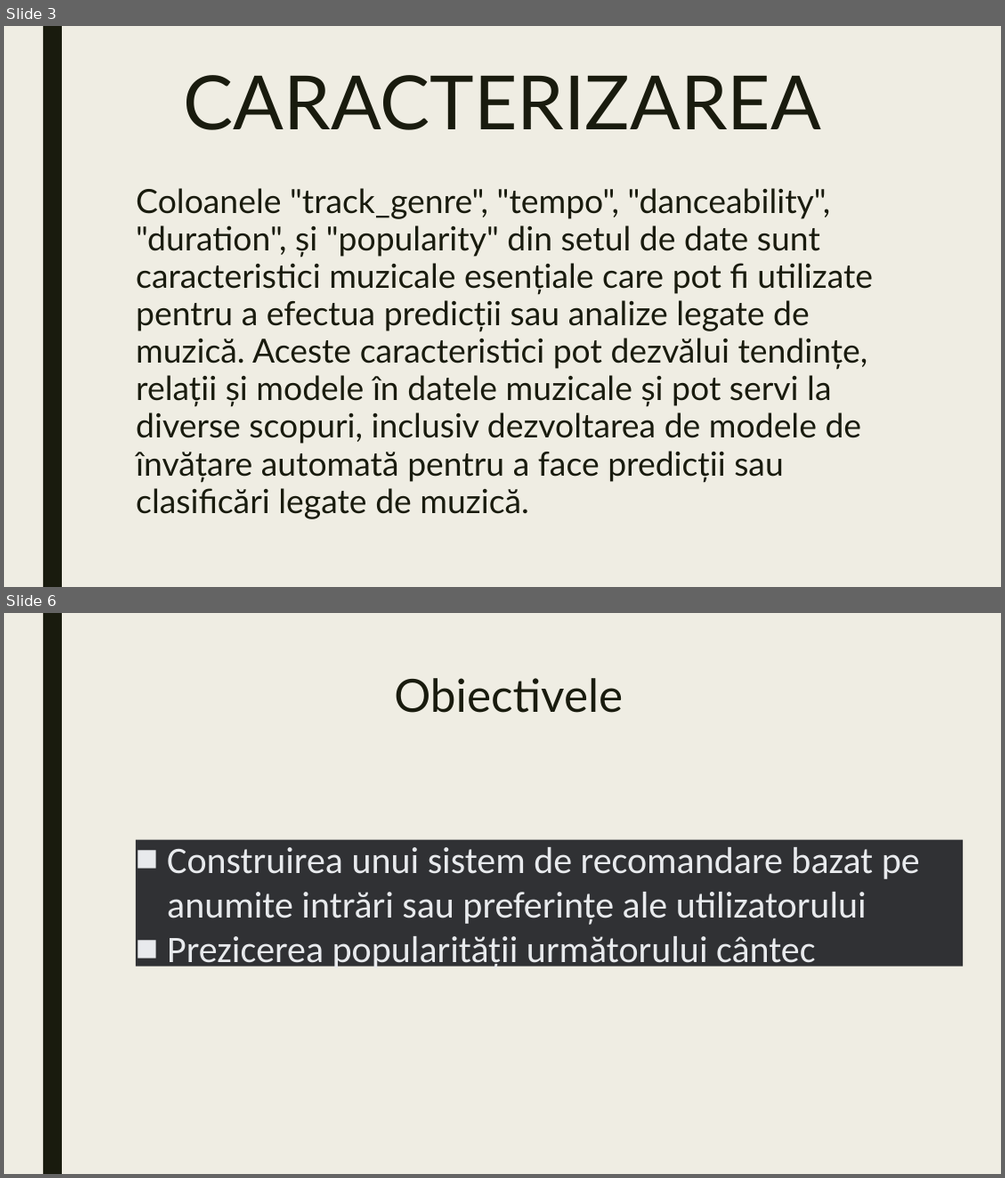
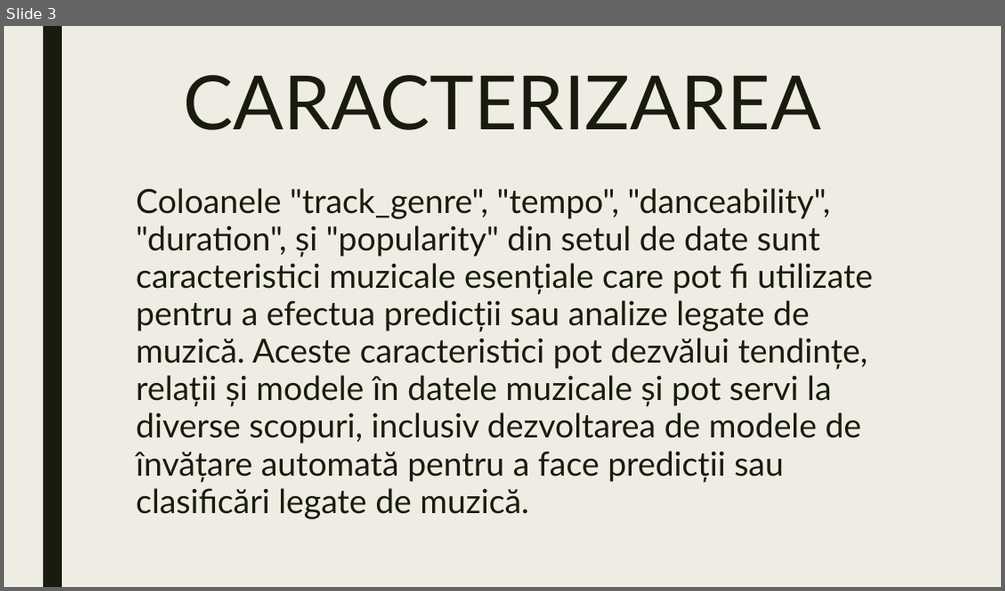
Before and after one commit to notmalicik/Github, a slide deck: Laboratorul 1/Laboratorul 1.pptx. Shown one above the other, each under a label of ours: slides 3 and 6 before the commit, slide 3 after it; the slides between them are not shown. The pictures are 1005x1178 and 1005x591 pixels, drawn with LibreOffice and Linux fonts; fonts in the diff are those of the drawing. Boxes give left, top, right and bottom in pixels: in the first picture for what was removed or moved away, otherwise in the second. Text is boxed around its words. In the diff, an @@ line names an element or a change of style, - is before the commit and + after.

```diff
--- a/Laboratorul 1/Laboratorul 1.pptx
+++ b/Laboratorul 1/Laboratorul 1.pptx
@@ slide 6 removed at [4, 613, 1001, 1174], background #EFEDE3; not listed: 1 template element that a slide beside it also shows @@
@@ title removed at [394, 678, 623, 713] @@
-Obiectivele
@@ text removed at [136, 835, 963, 970] @@
-■ Construirea unui sistem de recomandare bazat pe anumite intrări sau preferințe ale utilizatorului
-■ Prezicerea popularității următorului cântec
```
Also in this commit, not shown: 2 slides added, 2 other slides removed, 1 other file.
